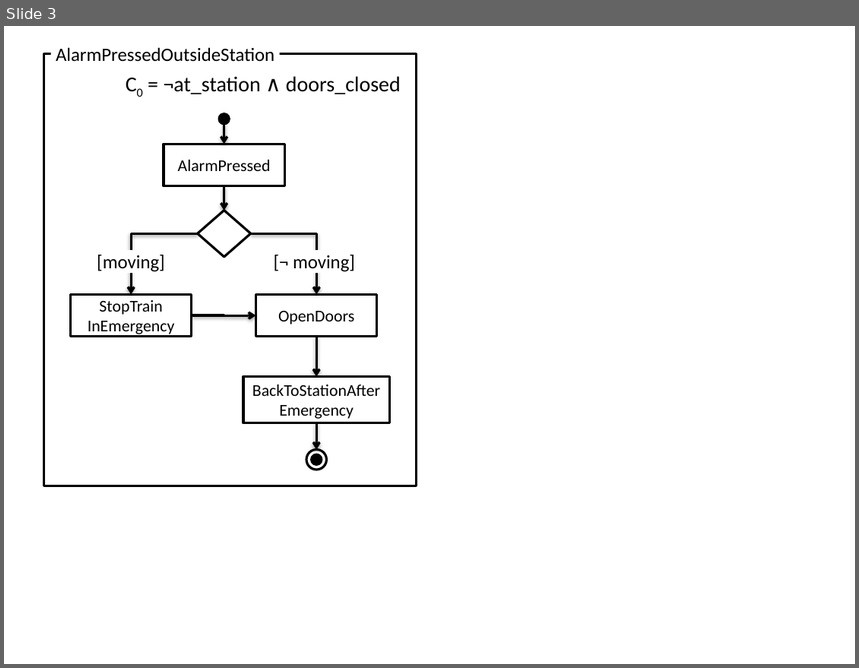
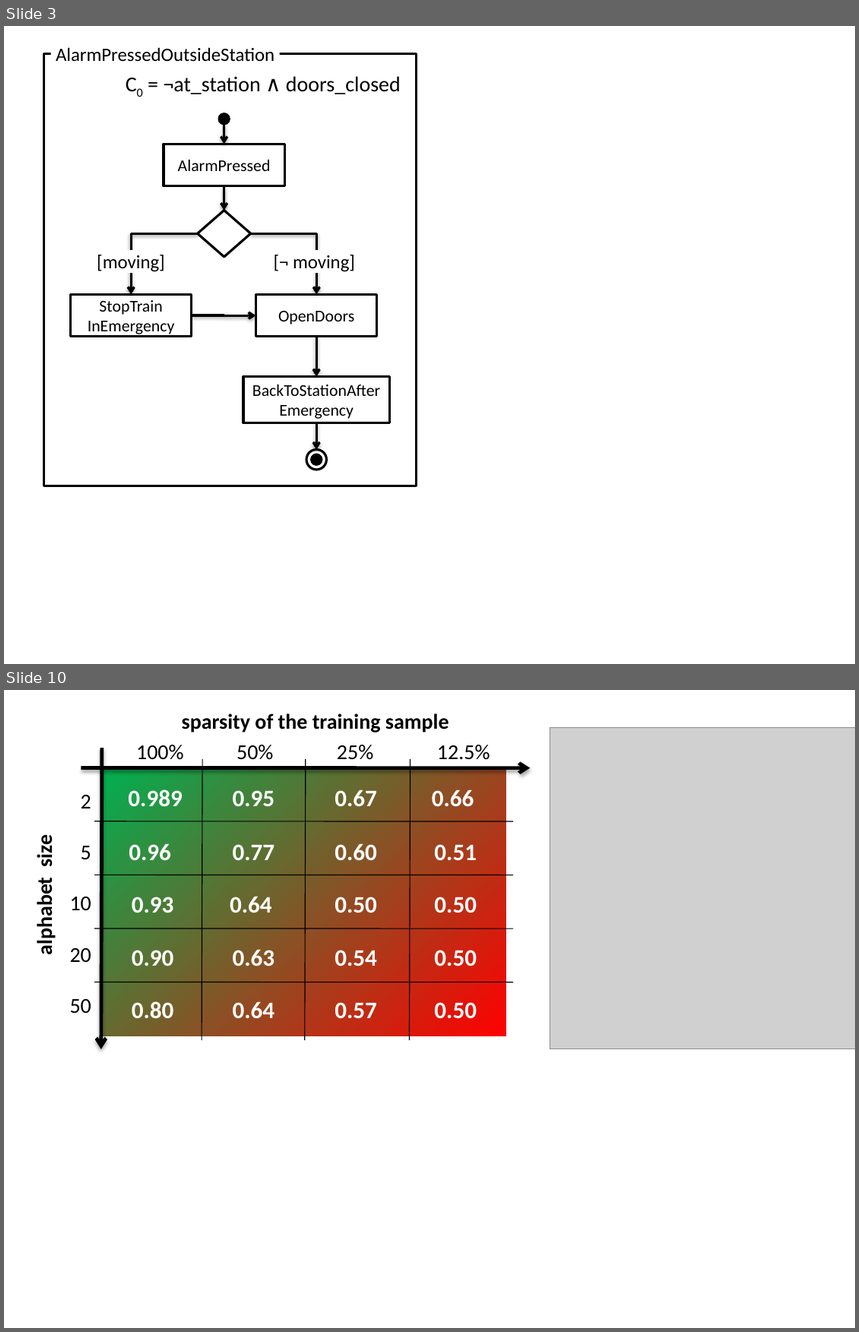
Before and after one commit to blambeau/phd, a slide deck: end-report/images/images.pptx. Shown one above the other, each under a label of ours: slide 3 before the commit, slides 3 and 10 after it; the slides between them are not shown. The pictures are 859x668 and 859x1332 pixels, drawn with LibreOffice and Linux fonts; fonts in the diff are those of the drawing; grey boxes stand for pictures. Boxes give left, top, right and bottom in pixels: in the first picture for what was removed or moved away, otherwise in the second. Text is boxed around its words. In the diff, an @@ line names an element or a change of style, - is before the commit and + after.

```diff
--- a/end-report/images/images.pptx
+++ b/end-report/images/images.pptx
@@ slide 10 added at [4,690,855,1328], background #FFFFFF @@
@@ picture added at [550,727,855,1049] @@
@@ group added at [32,714,530,1049]: 7 lines, 5 texts, 2 arrows, 1 rectangle @@
+sparsity of the training sample
+alphabet size
+100% 50% 25% 12.5%
+2
+5
+10
+20
+50
+0.989 0.95 0.67 0.66
+0.96 0.77 0.60 0.51
+0.93 0.64 0.50 0.50
+0.90 0.63 0.54 0.50
+0.80 0.64 0.57 0.50
```
Also in this commit, not shown: 7 other slides added, 1 slide removed, 41 other files.
